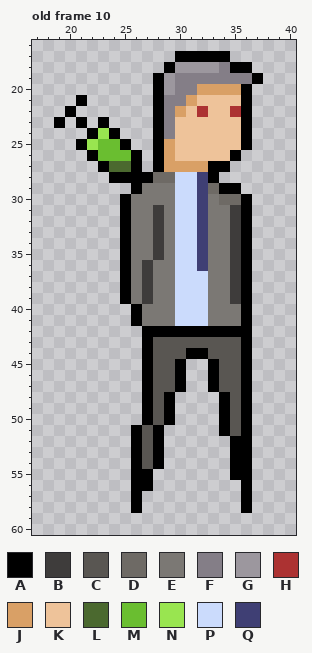
Edited in one commit: pixel-art file (enemies/billGates.aseprite). The picture above is the old version.
64x64 pixels, 16 frames. Shown: old frame 10: x 17..40, y 16..60. The commit also changed other frames, which this record leaves out.
Visible layers, top first: "vax", "body", "leftLeg", "rightLeg".
Palette (. is transparent): A #000000  B #3e3c3b  C #595652  D #6e6a65  E #7b7874  F #847e87  G #9c979e  H #ac3232  J #d9a066  K #eec39a  L #4b692f  M #6abe30  N #99e550  P #cbdbfc  Q #3f3f74
Pixels before, old frame 10, first column x 19:
17 ...........AAAAA...
18 ..........AGGGGFAA.
19 .........AGFFFFFFFA
20 .........AGFFJJJJA.
21 ..A......AFFJKKKKA.
22 .A.......AFJKHKKHA.
23 A.A.A....AFKKKKKKA.
24 ...ANA...AFKKKKKKA.
25 ..ANMMA..AJKKKKKKA.
26 ...AMMMA.AJKKKKKA..
27 ....ALLA.AJJJJAA...
28 .....AAAADDPPQA....
29 .......AEEEPPQDAA..
30 ......AEEEEPPQEDDA.
31 ......AEEBEPPQEEBA.
32 ......AEEBEPPQEEBA.
33 ......AEEBEPPQEEBA.
34 ......AEEBEPPQEEBA.
35 ......AEEBEPPQEEBA.
36 ......AEBEEPPQEEBA.
37 ......AEBEEPPPEEBA.
38 ......AEBEEPPPEEBA.
39 ......AEBEEPPPEEBA.
40 .......AEEEPPPEEEA.
41 .......AEEEPPPEEEA.
42 ........AAAAAAAAAA.
43 ........ACCCCCCCCA.
44 ........ACCCAACCCA.
45 ........ACCA..ACCA.
46 ........ACCA..ACCA.
47 ........ACCA..ACCA.
48 ........ACA....ACA.
49 ........ACA....ACA.
50 ........ACA....ACA.
51 .......ACA.....ACA.
52 .......ACA......AA.
53 .......ACA......AA.
54 .......ACA......AA.
55 .......AA.......AA.
56 .......AA........A.
57 .......A.........A.
58 .......A.........A.
And afterwards:
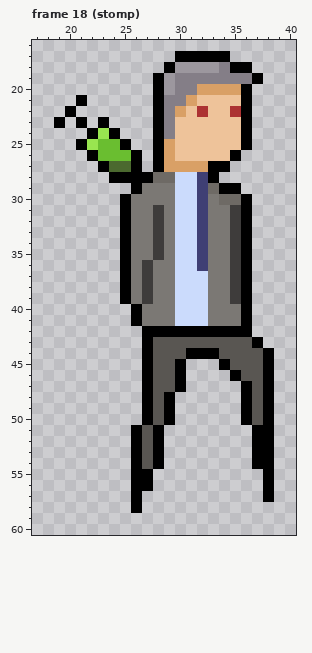
A new or re-ordered frame is compared with the old frame closest to it.
Changes in this commit:
{"change": "frames 16 -> 22"}
{"where": "frame 18 (stomp) is new; against old frame 10, layer \"rightLeg\""}
{"frame":18,"y":43,"x":36,"old":"A.","new":"CA"}
{"frame":18,"y":44,"x":33,"old":"C","new":"A"}
{"frame":18,"y":44,"x":36,"old":"A..","new":"CCA"}
{"frame":18,"y":45,"x":33,"old":"AC","new":".A"}
{"frame":18,"y":45,"x":36,"old":"A..","new":"CCA"}
{"frame":18,"y":46,"x":33,"old":"ACCA..","new":"..ACCA"}
{"frame":18,"y":47,"x":33,"old":"ACC","new":"..."}
{"frame":18,"y":47,"x":37,"old":"..","new":"CA"}
{"frame":18,"y":48,"x":34,"old":"AC","new":".."}
{"frame":18,"y":48,"x":37,"old":"..","new":"CA"}
{"frame":18,"y":49,"x":34,"old":"AC","new":".."}
{"frame":18,"y":49,"x":37,"old":"..","new":"CA"}
{"frame":18,"y":50,"x":34,"old":"AC","new":".."}
{"frame":18,"y":50,"x":37,"old":"..","new":"CA"}
{"frame":18,"y":51,"x":34,"old":"ACA..","new":"...AA"}
{"frame":18,"y":52,"x":35,"old":"AA..","new":"..AA"}
{"frame":18,"y":53,"x":35,"old":"AA..","new":"..AA"}
{"frame":18,"y":54,"x":35,"old":"AA..","new":"..AA"}
{"frame":18,"y":55,"x":35,"old":"AA","new":".."}
{"frame":18,"y":55,"x":38,"old":".","new":"A"}
{"frame":18,"y":56,"x":36,"old":"A","new":"."}
{"frame":18,"y":56,"x":38,"old":".","new":"A"}
{"frame":18,"y":57,"x":36,"old":"A","new":"."}
{"frame":18,"y":57,"x":38,"old":".","new":"A"}
{"frame":18,"y":58,"x":36,"old":"A","new":"."}
{"label":"changed","picture_box":[208,337,274,513]}
